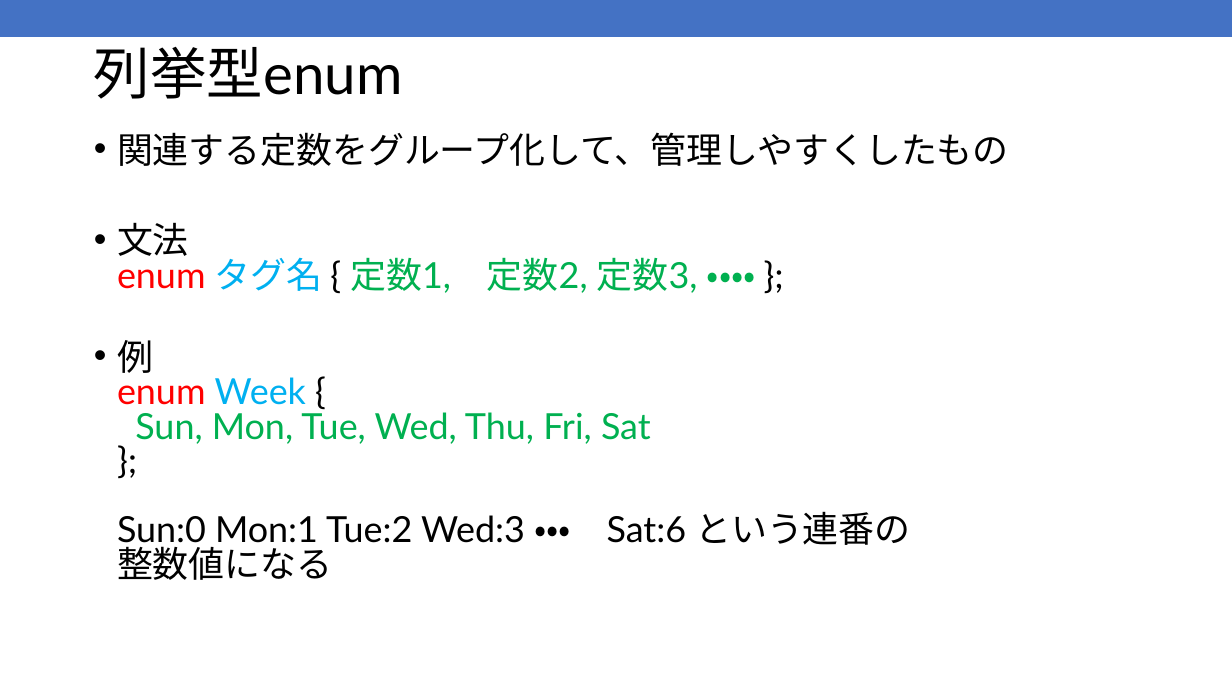
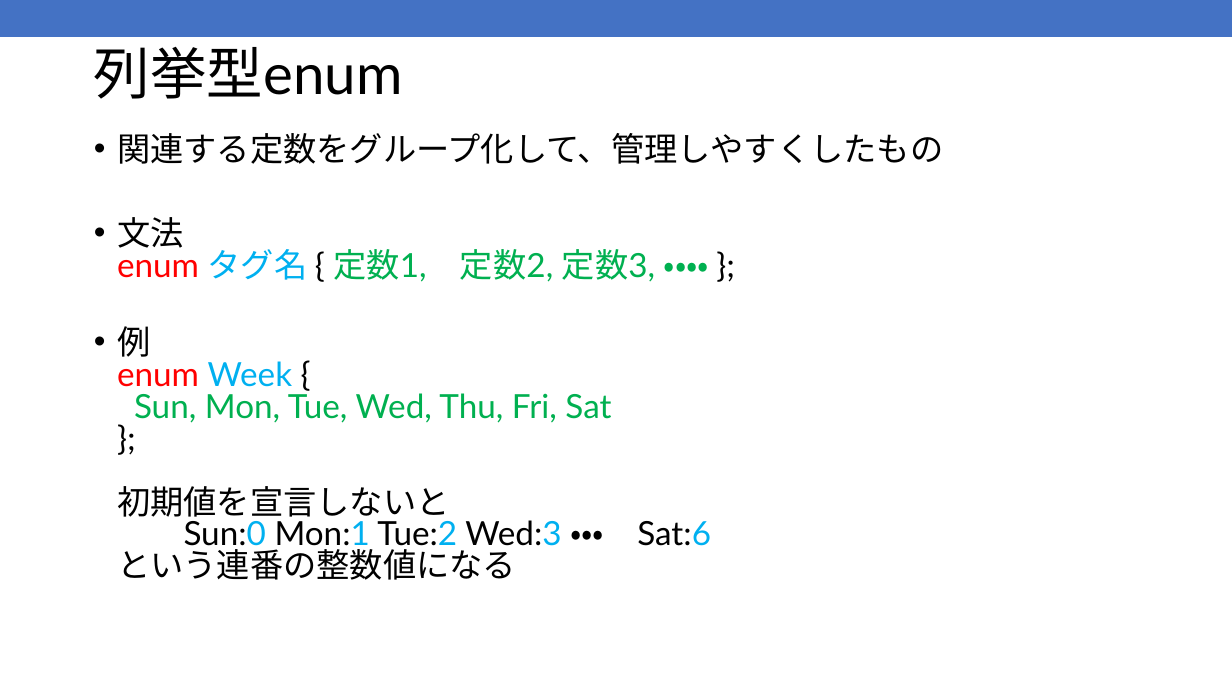
Before and after one commit to kic-murata/cpp2025, a slide deck: slide 10 of 授業資料/授業資料：ビット処理.pptx. Drawn at 1232x693 pixels with LibreOffice and Linux fonts; fonts in the diff are those of the drawing. Boxes give left, top, right and bottom in pixels: in the first picture for what was removed or moved away, otherwise in the second. Text is boxed around its words. In the diff, an @@ line names an element or a change of style, - is before the commit and + after.

```diff
--- a/授業資料/授業資料：ビット処理.pptx
+++ b/授業資料/授業資料：ビット処理.pptx
@@ text at [117,133,943,282]: size 28 to 25.9 pt in "関連する定数をグループ化して、管理しやすくしたもの", "文法 enum タグ名 { 定数1, 定数2, 定数3, ..." @@
@@ text at [117,326,611,580]: text changed; size 28 to 25.9 pt @@
-• 例
-  enum Week {
-  Sun, Mon, Tue, Wed, Thu, Fri, Sat
-  };
-  Sun:0 Mon:1 Tue:2 Wed:3 ・・・ Sat:6 という連番の
-  整数値になる
+• 例
+  enum Week {
+  Sun, Mon, Tue, Wed, Thu, Fri, Sat
+  };
+  初期値を宣言しないと
+  Sun:0 Mon:1 Tue:2 Wed:3 ・・・ Sat:6
+  という連番の整数値になる
```
Also in this commit, not shown: 11 other slides changed, 12 slides added, 4 other files.
